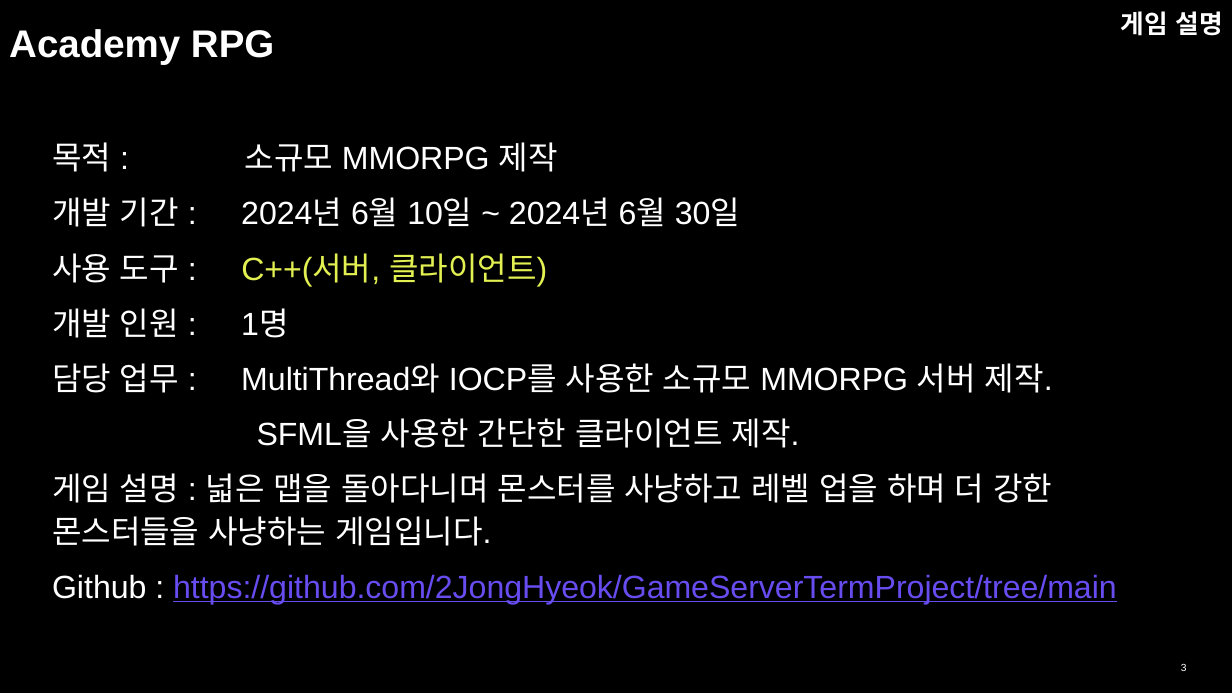
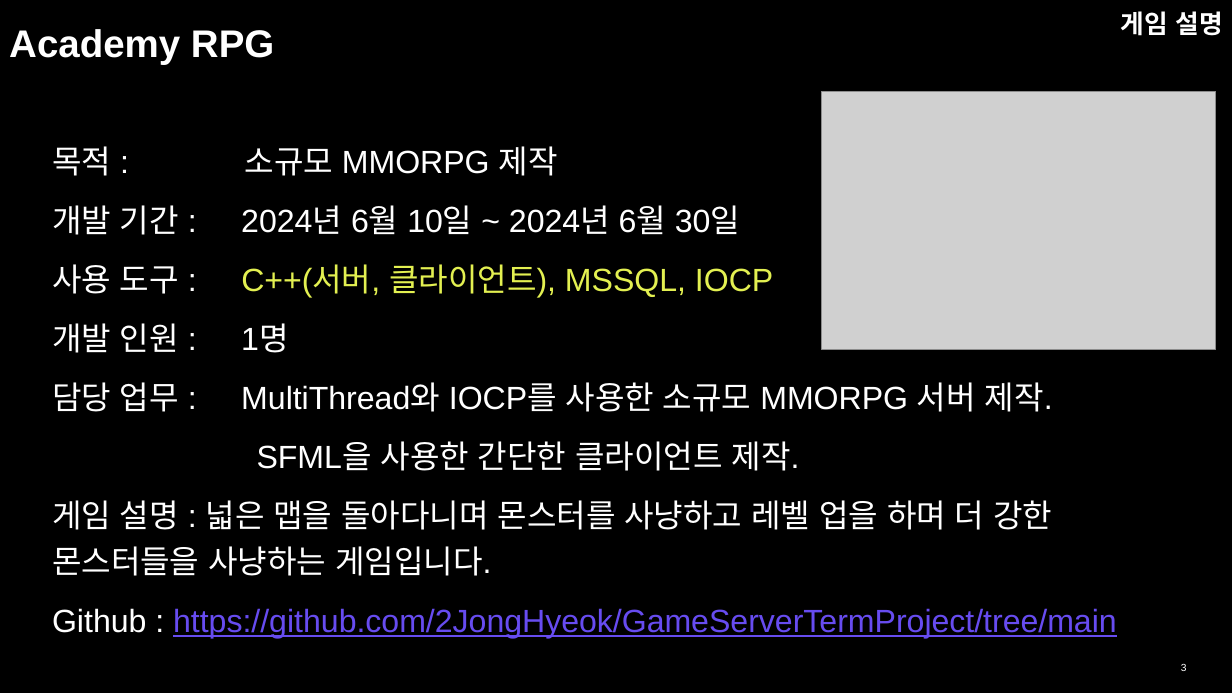
Before and after one commit to NewbieProgrammerCrew/graduation-project, a slide deck: slide 3 of 포트폴리오/이종혁 포트폴리오.pptx. Drawn at 1232x693 pixels with LibreOffice and Linux fonts; fonts in the diff are those of the drawing; grey boxes stand for pictures. Boxes give left, top, right and bottom in pixels: in the first picture for what was removed or moved away, otherwise in the second. Text is boxed around its words. In the diff, an @@ line names an element or a change of style, - is before the commit and + after.

```diff
--- a/포트폴리오/이종혁 포트폴리오.pptx
+++ b/포트폴리오/이종혁 포트폴리오.pptx
@@ picture added at (x1=822, y1=91, x2=1215, y2=350) @@
@@ text at (x1=52, y1=146, x2=1117, y2=639): line spacing 1.1 to 1.2 @@
@@ text at (x1=52, y1=264, x2=773, y2=298): text changed @@
-사용 도구 : C++(서버, 클라이언트)
+사용 도구 : C++(서버, 클라이언트), MSSQL, IOCP
```
Also in this commit, not shown: 5 other slides changed, 1 slide added, 5 slides removed, 1 other file.
